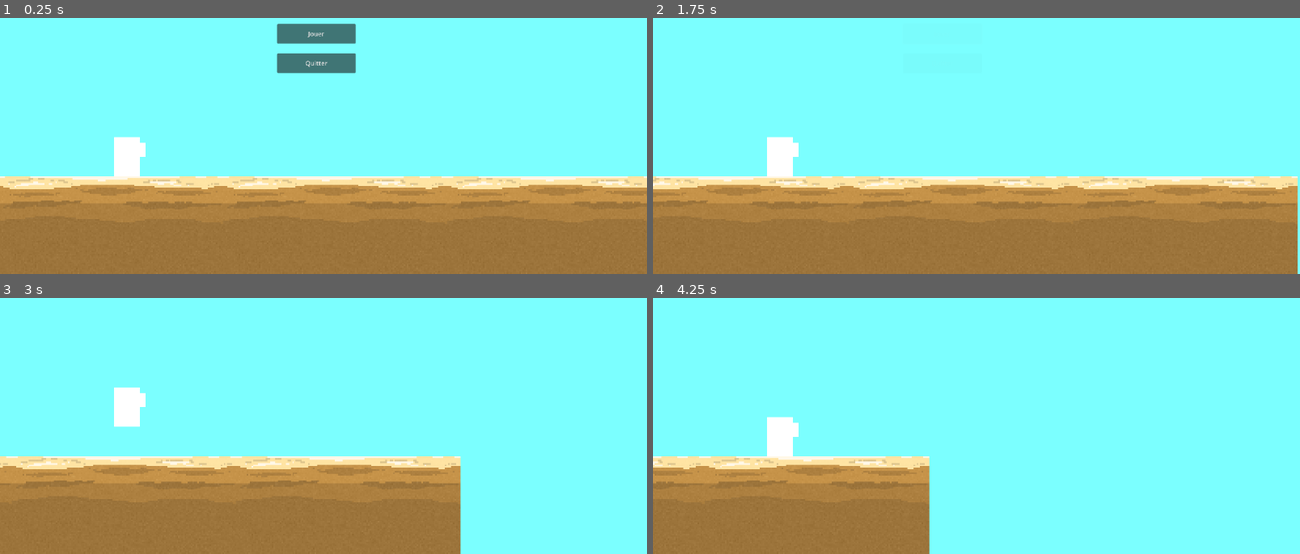
Above: before the commit, frames 1-4 (two rows, left to right).
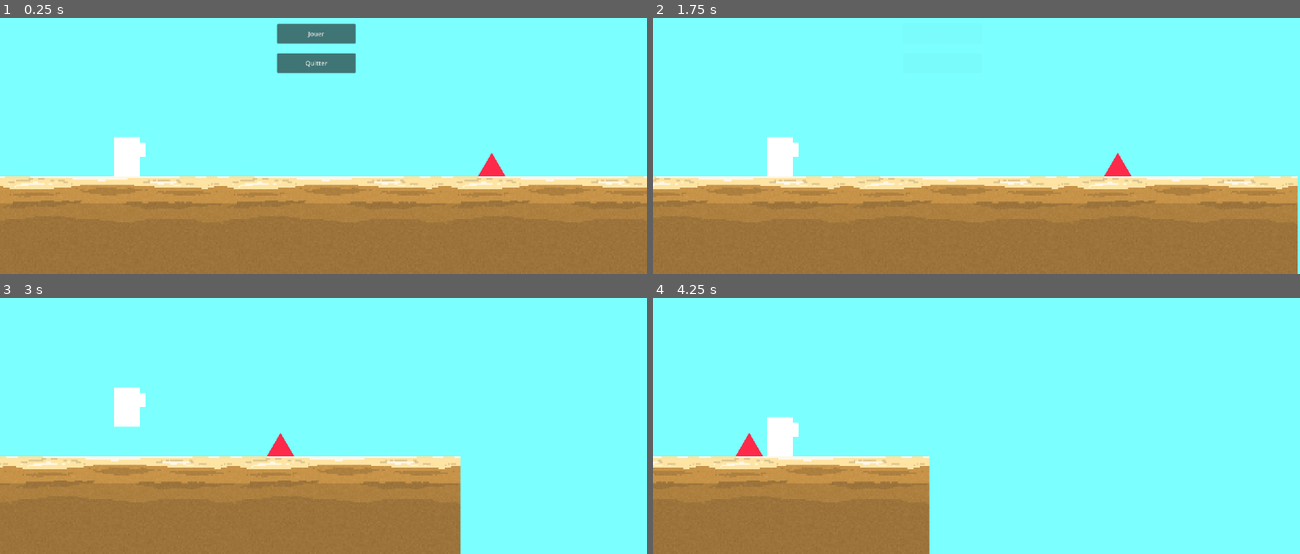
Above: after the commit, the same moments.

Repository: gameking773/FightOrFlightGameJamV
Game: Godot game, scene res://scene/game.tscn
Same seed, same stepped clock (60 frames per second), same inputs: the game is played once before the commit and once after it.
Inputs:
- Up to frame 1 (0.25 s): no input
- Up to frame 2 (1.75 s): click "Jouer" at 0.5 s; click "Jouer" at 1.25 s
- Up to frame 3 (3 s): tap W (attack) at 2.1 s; tap Space (jump) at 2.27 s; tap E (switch_weapon) at 2.85 s
- Up to frame 4 (4.25 s): tap Space (jump) at 3.02 s; tap W (attack) at 3.6 s

The runs differ from the first frame. In frame 1, 0.2% of the frame differs, in the area x 73-79%, y 52-62%; in frame 2, 0.2%, in the area x 69-74%, y 52-62%; in frame 3, 0.2%; in frame 4, 0.2%.

Commit message:
Implémentation d'un pic (trop guez)

Diff:
--- a/project.godot
+++ b/project.godot
@@ -37,11 +37,6 @@
 "events": [Object(InputEventKey,"resource_local_to_scene":false,"resource_name":"","device":-1,"window_id":0,"alt_press …(192 unchanged characters)…
 ]
 }
-debug_start={
-"deadzone": 0.5,
-"events": [Object(InputEventKey,"resource_local_to_scene":false,"resource_name":"","device":-1,"window_id":0,"alt_pressed":false,"shift_pressed":false,"ctrl_pressed":false,"meta_pressed":false,"pressed":false,"keycode":0,"physical_keycode":90,"key_label":0,"unicode":119,"location":0,"echo":false,"script":null)
-]
-}
 pause={
 "deadzone": 0.5,
 "events": [Object(InputEventKey,"resource_local_to_scene":false,"resource_name":"","device":-1,"window_id":0,"alt_press …(195 unchanged characters)…
--- a/scene/game.tscn
+++ b/scene/game.tscn
@@ -1,10 +1,11 @@
-[gd_scene load_steps=7 format=3 uid="uid://datk1v2jxeav2"]
+[gd_scene load_steps=8 format=3 uid="uid://datk1v2jxeav2"]
 
 [ext_resource type="Script" path="res://script/background_handler.gd" id="1_2f10g"]
 [ext_resource type="PackedScene" uid="uid://tjb08rwsg7id" path="res://scene/player.tscn" id="1_2wj1x"]
 [ext_resource type="PackedScene" uid="uid://bgy231yb0qrh3" path="res://scene/main_menu.tscn" id="3_0gnls"]
 [ext_resource type="PackedScene" uid="uid://c6oq4v6nvex38" path="res://scene/sand_parcelle.tscn" id="4_b8d8e"]
 [ext_resource type="Script" path="res://script/terrain_gen.gd" id="4_ukmbk"]
+[ext_resource type="PackedScene" uid="uid://b5qy1vg1r068x" path="res://scene/spike.tscn" id="6_fm2sq"]
 
 [sub_resource type="BoxMesh" id="BoxMesh_f2l7w"]
 
@@ -39,4 +40,7 @@
 [node name="sand_parcelle_base2" parent="terrain" instance=ExtResource("4_b8d8e")]
 position = Vector2(1100, 265)
 
+[node name="spike" parent="." instance=ExtResource("6_fm2sq")]
+position = Vector2(928, 84)
+
 [connection signal="playispressed" from="main_menu" to="player" method="_on_main_menu_playispressed"]
--- /dev/null
+++ b/scene/spike.tscn
@@ -0,0 +1,32 @@
+[gd_scene load_steps=5 format=3 uid="uid://b5qy1vg1r068x"]
+
+[ext_resource type="Script" path="res://script/spike.gd" id="1_j6tdm"]
+
+[sub_resource type="RectangleShape2D" id="RectangleShape2D_lkclh"]
+size = Vector2(35.435, 30.935)
+
+[sub_resource type="RectangleShape2D" id="RectangleShape2D_5f7pp"]
+size = Vector2(70, 30)
+
+[sub_resource type="PrismMesh" id="PrismMesh_wng87"]
+size = Vector3(-70, -60, 1)
+
+[node name="spike" type="StaticBody2D"]
+script = ExtResource("1_j6tdm")
+
+[node name="Area2D" type="Area2D" parent="."]
+
+[node name="topShape" type="CollisionShape2D" parent="Area2D"]
+position = Vector2(0, -15)
+shape = SubResource("RectangleShape2D_lkclh")
+
+[node name="baseShape" type="CollisionShape2D" parent="Area2D"]
+position = Vector2(0, 15)
+shape = SubResource("RectangleShape2D_5f7pp")
+
+[node name="MeshInstance2D" type="MeshInstance2D" parent="."]
+modulate = Color(1, 0.164706, 0.286275, 1)
+mesh = SubResource("PrismMesh_wng87")
+
+[connection signal="child_entered_tree" from="Area2D/topShape" to="." method="_on_object_entered_tree"]
+[connection signal="child_entered_tree" from="Area2D/baseShape" to="." method="_on_object_entered_tree"]
--- a/script/background_handler.gd
+++ b/script/background_handler.gd
@@ -2,7 +2,7 @@
 
 @onready var player: CharacterBody2D = $"../player"
 
-func _physics_process(delta: float) -> void:
+func _physics_process(_delta: float) -> void:
 	if player.isMoving:
 		$background.position.x = player.position.x + 506
 		$Camera2D.position.x = player.position.x + 506
--- a/script/player.gd
+++ b/script/player.gd
@@ -30,9 +30,6 @@
 	move_and_slide()
 
 func _input(_event: InputEvent) -> void:
-	if Input.is_action_just_pressed("debug_start") and isMoving == false:
-		walkspeed = max_walkspeed
-		isMoving = true
 	if Input.is_action_just_pressed("debug_leave"):
 		get_tree().quit()
 
--- /dev/null
+++ b/script/spike.gd
@@ -0,0 +1,4 @@
+extends StaticBody2D
+
+func _on_object_entered_tree(node: Node) -> void:
+	print("something entered")
--- a/script/terrain_gen.gd
+++ b/script/terrain_gen.gd
@@ -2,6 +2,7 @@
 
 @onready var player: CharacterBody2D = $"../player"
 
-func _physics_process(delta: float) -> void:
+# Note : Chaque parcelle est espacé de 570 sur l'axe x, l'axe y n'aura pas besoin d'être modifié
+func _physics_process(_delta: float) -> void:
 	if player.isMoving:
 		pass
